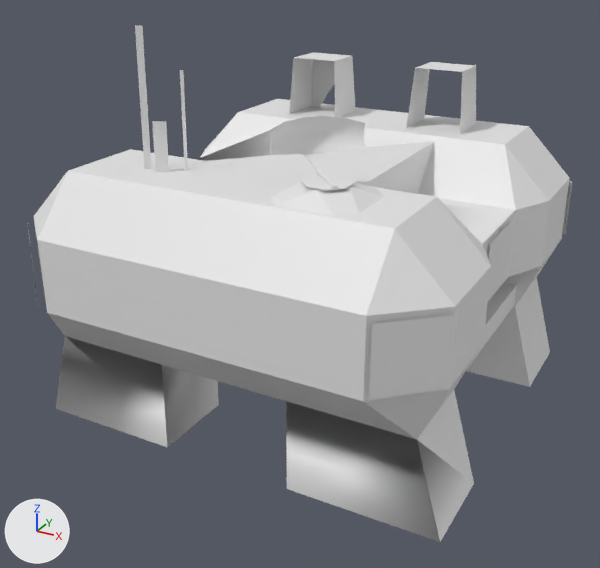
The OBJ model public/3d/neu/Hauptgebäude.obj as it was, and as the next commit left it.
Camera for both pictures: a 50 mm camera at (7.99, -15.45, 10.12) aimed at (-0.1, -0.74, 2.76). Lighting does not change. The marker at lower left points along +X, +Y and +Z. Where no turn or scale is listed for an object, it has been applied to the vertices. Vertices at the same position are counted once.

Objects in the first picture: 'Antenna', 'Hauptgebäude', 'PlayerLogo', 'Radar'.
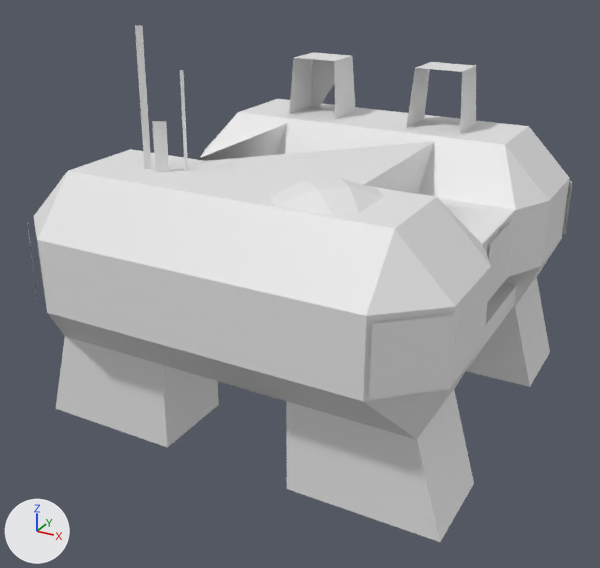
Where the change shows, as pixel boxes (x1, y1, x2, y2) in the pictures (600 x 568 px; the box of a moved part takes in the faces that stretch with it):
'Antenna', deleted: before (269, 116, 365, 191)
part 1 of me_hauptgebäude, moved or reshaped: (286, 401, 440, 542) in both
part 2 of me_hauptgebäude, moved or reshaped: (56, 336, 168, 448) in both

Edits to the bpy script that builds the scene:
```text
Change me_hauptgebäude:
    where me_hauptgebäude.from_pydata(...)  # 145 vertices, 203 faces, 1 loose edge; spans x -4.59..4.53, y -4.95..5.03, z 0.0..8.35
    used by ob_hauptgebäude; location = (0.0, 0.0, 0.0)
    verts and faces of me_hauptgebäude; kept vertices keep their numbers, new ones are numbered from 145
    before: 56 (1.41, -4.01, 0.0) at pixel (286, 488), 57 (1.41, -4.0, 1.97) at pixel (286, 401), 66 (3.97, -4.0, 1.97) at pixel (417, 439), 67 (4.53, -4.01, 0.0) at pixel (440, 542)
    before: 60 (-1.46, -4.0, 1.97) at pixel (161, 364), 61 (-1.46, -4.01, 0.0) at pixel (167, 447), 68 (-4.59, -4.01, 0.0) at pixel (55, 408), 69 (-4.03, -4.0, 1.97) at pixel (64, 336)
    me_hauptgebäude part 1
    add delete_faces([(56, 57, 66), (56, 66, 67)])
    add faces += [(56, 66, 57), (56, 67, 66)]
    me_hauptgebäude part 2
    add delete_faces([(60, 61, 68), (60, 68, 69)])
    add faces += [(60, 68, 61), (60, 69, 68)]
Remove ob_antenna:
    ob_antenna = bpy.data.objects.new('Antenna', me_antenna)
    ob_antenna.location = (0.0, 0.0, 0.0)
```
